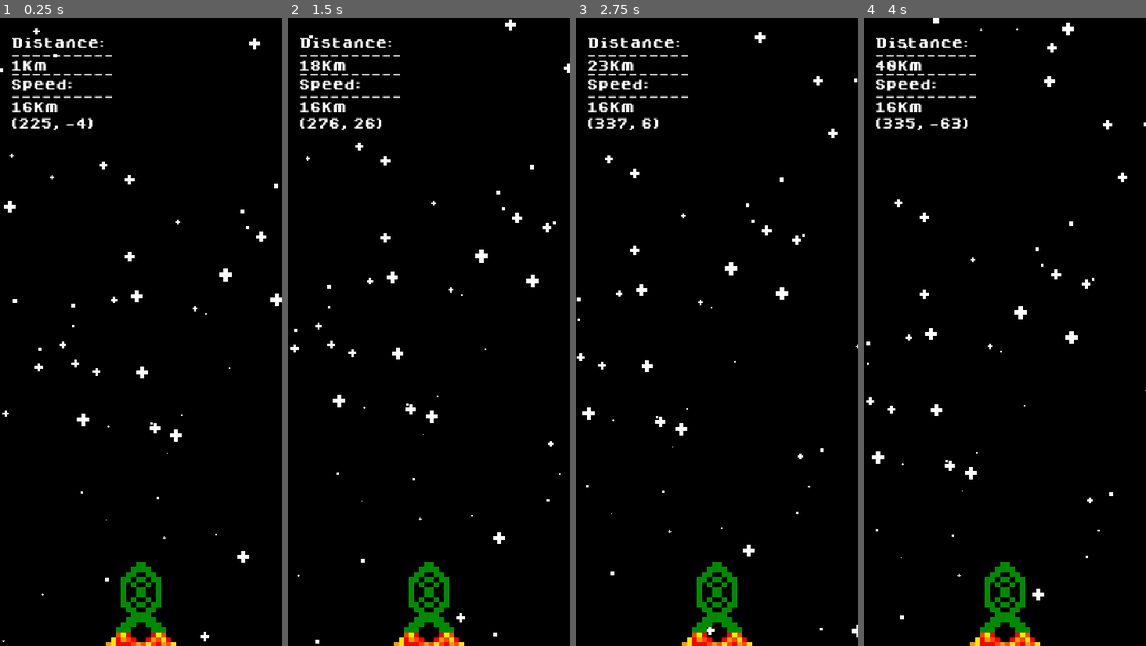
Above: before the commit, frames 1-4 (left to right).
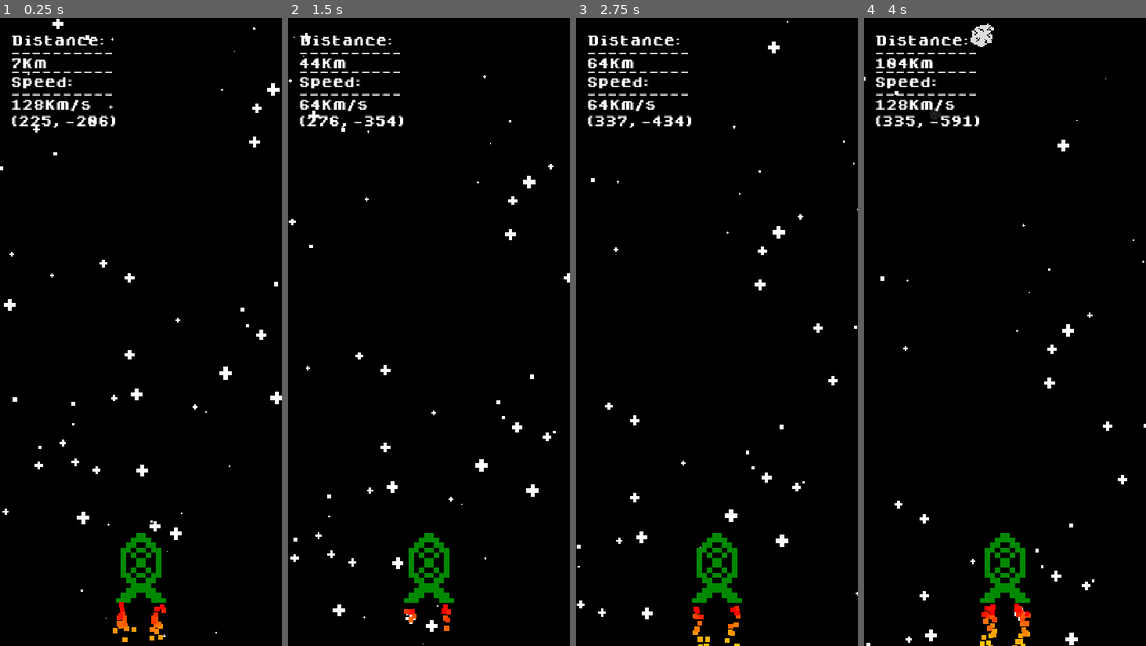
Above: after the commit, the same moments.

Repository: DanyeWestinator/SpaceRunnersGodot
Game: Godot game, scene res://Scenes/RootScene.tscn
Same seed, same stepped clock (60 frames per second), same inputs: the game is played once before the commit and once after it.
Inputs:
- Up to frame 1 (0.25 s): no input
- Up to frame 2 (1.5 s): hold D (move_right) 0.53-1.28 s; hold S (move_down) from 1.28 s (still down)
- Up to frame 3 (2.75 s): release S (move_down) at 2.03 s; hold D (move_right) from 2.03 s (still down)
- Up to frame 4 (4 s): release D (move_right) at 2.78 s; hold W (move_up) 2.78-3.53 s; hold A (move_left) from 3.53 s (still down)

The runs differ from the first frame. In frame 1, 5.2% of the frame differs, in the area x 0-100%, y 0-100%; in frame 2, 5.1%; in frame 3, 5.0%; in frame 4, 5.3%.

Commit message:
Added death state

Diff:
--- a/Scenes/Player.tscn
+++ b/Scenes/Player.tscn
@@ -1,8 +1,10 @@
-[gd_scene load_steps=11 format=2]
+[gd_scene load_steps=15 format=2]
 
 [ext_resource path="res://Sprites/Spaceship02.png" type="Texture" id=1]
 [ext_resource path="res://Sprites/SpaceshipFlames.png" type="Texture" id=2]
 [ext_resource path="res://Scripts/Player.gd" type="Script" id=3]
+[ext_resource path="res://Sprites/Star01.png" type="Texture" id=4]
+[ext_resource path="res://Sprites/Star02.png" type="Texture" id=5]
 [ext_resource path="res://Fonts/dogicapixelbold.ttf" type="DynamicFontData" id=6]
 
 [sub_resource type="AtlasTexture" id=1]
@@ -32,8 +34,16 @@
 [sub_resource type="DynamicFont" id=6]
 font_data = ExtResource( 6 )
 
+[sub_resource type="Gradient" id=8]
+offsets = PoolRealArray( 0, 0.176796, 0.447514, 0.801105, 1 )
+colors = PoolColorArray( 1, 1, 1, 1, 0.796875, 0.46118, 0.164978, 1, 0, 0, 0, 1, 0.429885, 0.429885, 0.429885, 1, 0.977011, 0.977011, 0.977011, 1 )
+
+[sub_resource type="Gradient" id=7]
+offsets = PoolRealArray( 0, 0.60221, 1 )
+colors = PoolColorArray( 1, 0, 0, 1, 1, 0.81226, 0.00390625, 1, 1, 0.389648, 0, 1 )
+
 [node name="Player" type="Area2D"]
-position = Vector2( 0, 494 )
+position = Vector2( 0, 408 )
 scale = Vector2( 8, 8 )
 script = ExtResource( 3 )
 __meta__ = {
@@ -45,6 +55,7 @@
 texture = ExtResource( 1 )
 
 [node name="ThrustAnimation" type="AnimatedSprite" parent="."]
+visible = false
 position = Vector2( 0, 14 )
 z_index = 1
 frames = SubResource( 4 )
@@ -58,11 +69,25 @@
 
 [node name="Camera" type="Camera2D" parent="."]
 modulate = Color( 0, 0, 0, 1 )
-position = Vector2( 0, -53.777 )
+position = Vector2( 0, -47.943 )
 current = true
 
+[node name="YouDied" type="Label" parent="."]
+visible = false
+margin_left = -65.5
+margin_top = -33.875
+margin_right = 268.5
+margin_bottom = 23.125
+rect_scale = Vector2( 0.4, 0.4 )
+custom_fonts/font = SubResource( 6 )
+text = "YOU DIED!"
+align = 1
+__meta__ = {
+"_edit_use_anchors_": false
+}
+
 [node name="Labels" type="Node2D" parent="."]
-position = Vector2( 0, -50.375 )
+position = Vector2( 0, -45 )
 
 [node name="DistanceLabel" type="Label" parent="Labels"]
 margin_left = -26.0
@@ -88,7 +113,7 @@
 text = "----------
 Speed:
 ----------
-0Km"
+0Km/s"
 __meta__ = {
 "_edit_use_anchors_": false
 }
@@ -105,4 +130,44 @@
 "_edit_use_anchors_": false
 }
 
+[node name="DeathParticleExplosion" type="CPUParticles2D" parent="."]
+emitting = false
+amount = 128
+one_shot = true
+explosiveness = 0.63
+texture = ExtResource( 5 )
+spread = 180.0
+gravity = Vector2( 0, 5 )
+initial_velocity = 90.87
+color_ramp = SubResource( 8 )
+hue_variation_random = 1.0
+
+[node name="ThrustParticles" type="Node2D" parent="."]
+
+[node name="ThrustParticlesLeft" type="CPUParticles2D" parent="ThrustParticles"]
+position = Vector2( -3.375, 6.983 )
+amount = 32
+lifetime = 0.5
+texture = ExtResource( 4 )
+emission_shape = 2
+emission_rect_extents = Vector2( 1, 1 )
+direction = Vector2( 0, 1 )
+spread = 18.39
+gravity = Vector2( 0, 50 )
+initial_velocity = 16.0
+color_ramp = SubResource( 7 )
+
+[node name="ThrustParticlesRight" type="CPUParticles2D" parent="ThrustParticles"]
+position = Vector2( 3.375, 6.983 )
+amount = 32
+lifetime = 0.5
+texture = ExtResource( 4 )
+emission_shape = 2
+emission_rect_extents = Vector2( 1, 1 )
+direction = Vector2( 0, 1 )
+spread = 18.39
+gravity = Vector2( 0, 50 )
+initial_velocity = 16.0
+color_ramp = SubResource( 7 )
+
 [connection signal="area_entered" from="." to="." method="_on_Hitbox_entered"]
--- a/Scenes/RootScene.tscn
+++ b/Scenes/RootScene.tscn
@@ -17,10 +17,10 @@
 DisplayColumns = true
 
 [node name="Player" parent="." instance=ExtResource( 4 )]
-position = Vector2( 225, 0 )
+position = Vector2( 238, -175 )
 z_index = 2
 TimeToMove = 0.02
-ForwardSpeed = 16.0
+ForwardSpeed = 128.0
 DistanceScalar = 4.0
 
 [node name="BackgroundParent" type="Node" parent="."]
@@ -31,18 +31,13 @@
 StarList = [ ExtResource( 2 ), ExtResource( 5 ) ]
 StarScaleBounds = Vector2( 1, 7 )
 StarDelay = Vector2( 0.2, 0.5 )
-MaxStarsPerCluster = 1
+MaxStarsPerCluster = 2
 
 [node name="AsteroidSpawner" type="Node" parent="."]
 script = ExtResource( 7 )
 AsteroidTextures = [ ExtResource( 10 ), ExtResource( 11 ), ExtResource( 8 ), ExtResource( 9 ) ]
 AsteroidColors = [ Color( 0.223529, 0.223529, 0.223529, 1 ), Color( 0.305882, 0.305882, 0.305882, 1 ), Color( 0.129412, 0.12549, 0.12549, 1 ), Color( 0.866667, 0.866667, 0.866667, 1 ), Color( 0.956863, 0.956863, 0.956863, 1 ), Color( 0.741176, 0.741176, 0.741176, 1 ) ]
-AsteroidDelay = Vector2( 1, 5 )
-AsteroidSpeed = Vector2( 200, 400 )
-
-[node name="Star" type="Sprite" parent="."]
-position = Vector2( 296, -816 )
-scale = Vector2( 10, 10 )
-texture = ExtResource( 5 )
+AsteroidDelay = Vector2( 0.5, 3 )
+AsteroidSpeed = 10.0
 
 [connection signal="area_entered" from="Player" to="Player" method="_on_Player_area_entered"]
--- a/Scripts/AsteroidSpawner.gd
+++ b/Scripts/AsteroidSpawner.gd
@@ -4,7 +4,7 @@
 export (Array, Texture) var AsteroidTextures
 export (Array, Color) var AsteroidColors
 export (Vector2) var AsteroidDelay = Vector2(0.5, 2)
-export (Vector2) var AsteroidSpeed = Vector2(25, 50)
+export (float) var AsteroidSpeed = 5
 export (float) var AsteroidRotateSpeed = 25
 export (Vector2) var AsteroidScale = Vector2(1, 4)
 onready var columns = get_node("..").columns
@@ -12,6 +12,8 @@
 var printed = false
 var Asteroids = []
 var random = RandomNumberGenerator.new()
+export (bool) var SpawnAsteroids = true
+
 
 var currentTime = 0
 var maxTime
@@ -20,25 +22,28 @@
 
 func _ready():
 	maxTime = random.randf_range(AsteroidDelay.x, AsteroidDelay.y)
+	screensize = null
 
 func SpawnAsteroid():
+	print("Spawned Asteroid")
 	#initializes the asteroid
 	var asteroid = AsteroidPrefab.instance()
 	#error check for screensize existing
 	if (screensize == null):
 		screensize = get_node("..").screensize
 	#Sets asteroid transform
-	asteroid.y_bound = screensize.y
+	var playerPos = get_node("../Player").position
+	asteroid.y_bound = playerPos.y + 10
 
 	var scale = random.randf_range(AsteroidScale.x, AsteroidScale.y)
 	asteroid.scale = Vector2(scale, scale)
-	asteroid.position.y = -25
+	asteroid.position.y = playerPos.y - screensize.y - 10
 	var x = random.randi_range(1, columns.size())
 	x = columns[x]
 	asteroid.position.x = x
 
 	#sets asteroid variables
-	asteroid.MoveSpeed = random.randf_range(AsteroidSpeed.x, AsteroidSpeed.y)
+	asteroid.MoveSpeed = random.randf_range(AsteroidSpeed * - 0.5, AsteroidSpeed)
 	asteroid.RotateSpeed = random.randf_range(-1 * AsteroidRotateSpeed, AsteroidRotateSpeed)
 	asteroid.get_node("Sprite").modulate = AsteroidColors[random.randi_range(0, AsteroidColors.size() - 1)]
 
@@ -50,7 +55,7 @@
 # Called every frame. 'delta' is the elapsed time since the previous frame.
 func _process(delta):
 	currentTime += delta
-	if (currentTime > maxTime):
+	if (currentTime > maxTime and SpawnAsteroids == true):
 		currentTime = 0
 		maxTime = random.randf_range(AsteroidDelay.x, AsteroidDelay.y)
 		SpawnAsteroid()
--- a/Scripts/BackgroundManager.gd
+++ b/Scripts/BackgroundManager.gd
@@ -19,6 +19,7 @@
 func _ready():
 	gm = get_node("..")
 	screensize = gm.screensize
+	buffer = (screensize.x / 2) - gm.columns[1]
 
 	random.randomize()
 	MaxTime = random.randf_range(StarDelay.x, StarDelay.y)
--- a/Scripts/GameManager.gd
+++ b/Scripts/GameManager.gd
@@ -36,7 +36,7 @@
 			star.name = "Star" + str(column) + "-"+ str(star.position)#star.position
 			add_child(star)
 
-	$Star.position = Vector2(columns[3], $Player.position.y - screensize.y)
+	#$Star.position = Vector2(columns[3], $Player.position.y - screensize.y)
 	loaded = true
 
 
--- a/Scripts/Player.gd
+++ b/Scripts/Player.gd
@@ -11,7 +11,7 @@
 var columns
 var currentColumn = 3
 var nextColumn
-
+export (bool) var UpButtonSpeedUp = true
 export (float) var ForwardSpeed = 2
 export (float) var DistanceScalar = 1
 var distanceTravelled = 0
@@ -33,10 +33,11 @@
 
 	#Colors the ship, turns on thrust anim
 	$SpaceshipSprite.modulate = ShipColor
-	$ThrustAnimation.show()
-	$ThrustAnimation.play()
+
+	#$ThrustAnimation.show()
+	#$ThrustAnimation.play()
 	position.x = columns[3]
-	position.y = 0
+	#position.y = 0
 
 	nextColumn = currentColumn
 
@@ -54,9 +55,15 @@
 	if Input.is_action_just_pressed("move_right") and nextColumn < columns.size():
 		nextColumn += 1
 	if (Input.is_action_just_pressed("move_up")):
-		position.y -= 50
+		if (UpButtonSpeedUp):
+			UpdateSpeed(2)
+		else:
+			position.y -= 50
 	if (Input.is_action_just_pressed("move_down")):
-		position.y += 50
+		if (UpButtonSpeedUp):
+			UpdateSpeed(0.5)
+		else:
+			position.y += 50
 
 	#calls the movement logic
 	move(delta)
@@ -90,6 +97,10 @@
 	distanceTravelled += (ForwardSpeed * delta)
 	position.y += (ForwardSpeed * delta)
 	$Labels/Temp.text = str(position)
+func UpdateSpeed(delta):
+	ForwardSpeed *= delta
+	$"./ThrustParticles/ThrustParticlesLeft".amount *= delta
+	$"./ThrustParticles/ThrustParticlesRight".amount *= delta
 
 func UpdateLabels():
 	#updates the speed and distance travelled labels
@@ -103,3 +114,13 @@
 
 func _on_Player_area_entered(area):
 	print("Hit the spaceship!")
+	Die()
+
+func Die():
+	$SpaceshipSprite.visible = false
+	$ThrustParticles.visible = false
+	$DeathParticleExplosion.emitting = true
+	$YouDied.visible = true
+	get_node("../AsteroidSpawner").SpawnAsteroids = false
+
+	ForwardSpeed = 0
